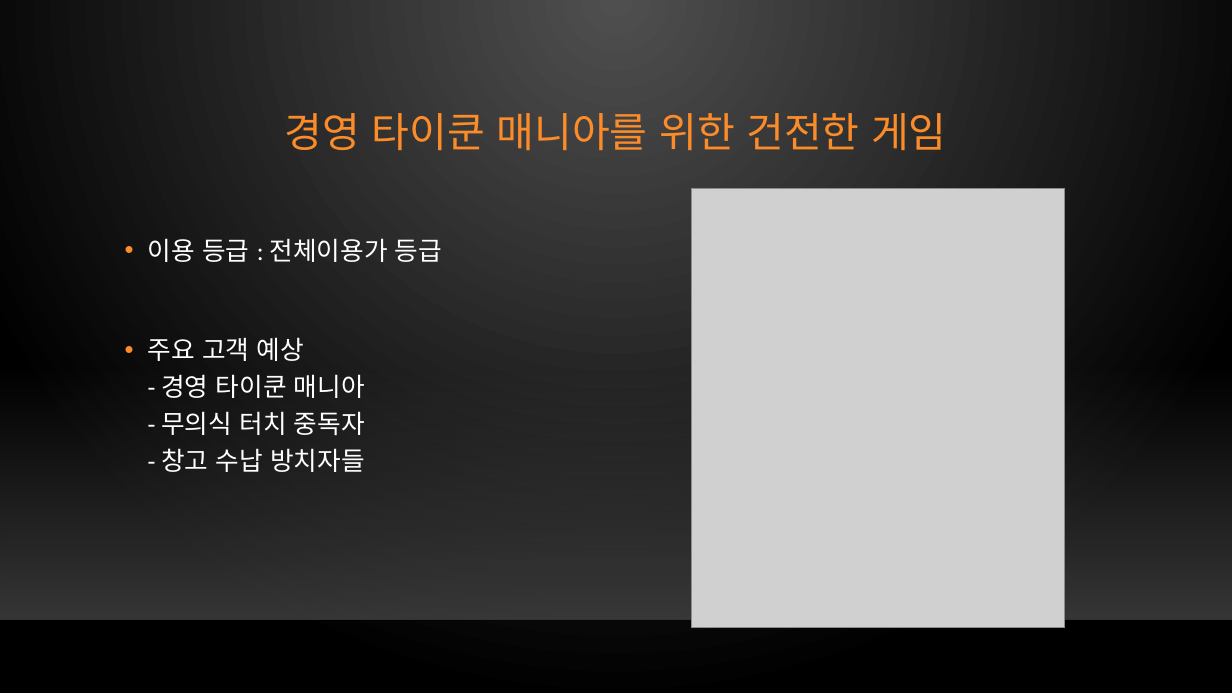
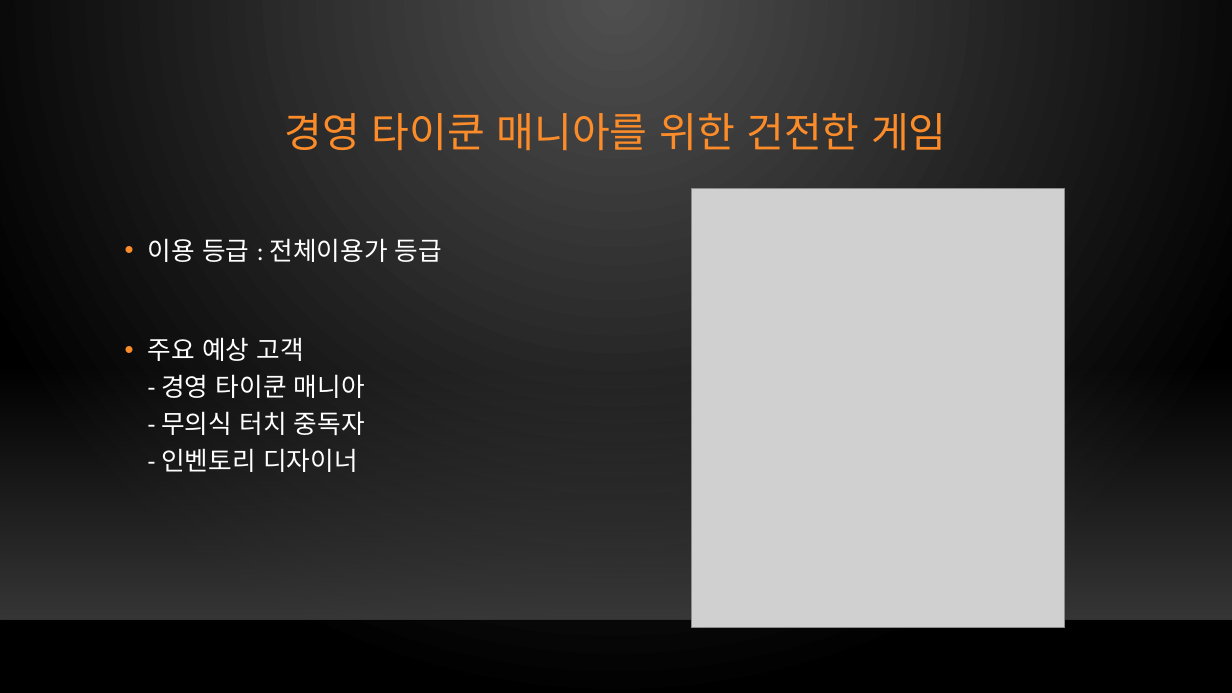
Before and after one commit to xqiwipx/first_project, a slide deck: slide 8 of Kims_project.pptx. Drawn at 1232x693 pixels with LibreOffice and Linux fonts; fonts in the diff are those of the drawing; grey boxes stand for pictures; background and template pictures are left out. Boxes give left, top, right and bottom in pixels: in the first picture for what was removed or moved away, otherwise in the second. Text is boxed around its words. In the diff, an @@ line names an element or a change of style, - is before the commit and + after.

```diff
--- a/Kims_project.pptx
+++ b/Kims_project.pptx
@@ text at box(148, 337, 365, 472): text changed @@
-• 주요 고객 예상
-  - 경영 타이쿤 매니아
-  - 무의식 터치 중독자
-  - 창고 수납 방치자들
+• 주요 예상 고객
+  - 경영 타이쿤 매니아
+  - 무의식 터치 중독자
+  - 인벤토리 디자이너
```
Also in this commit, not shown: 22 other slides changed, 1 slide removed.
